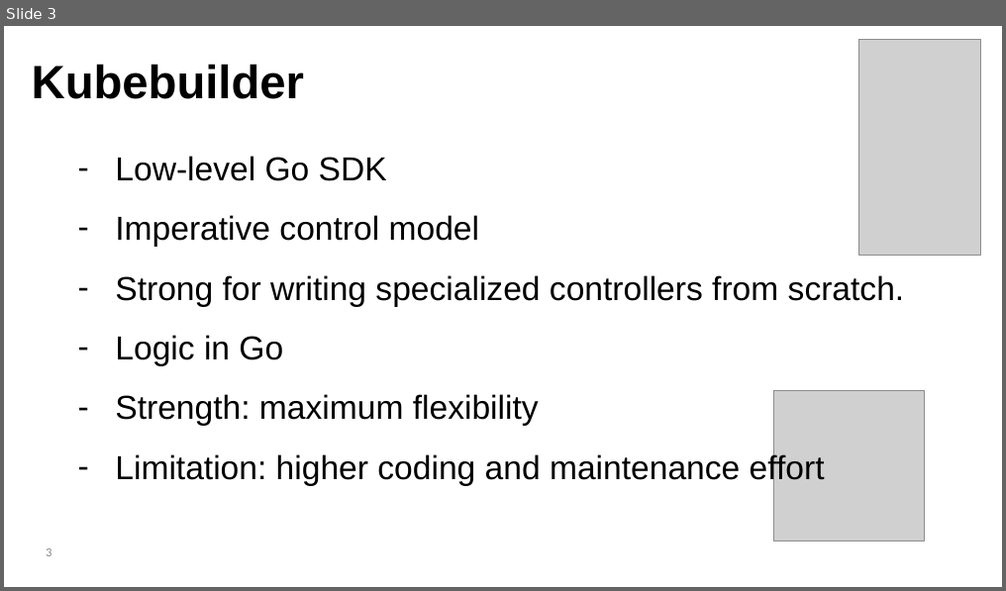
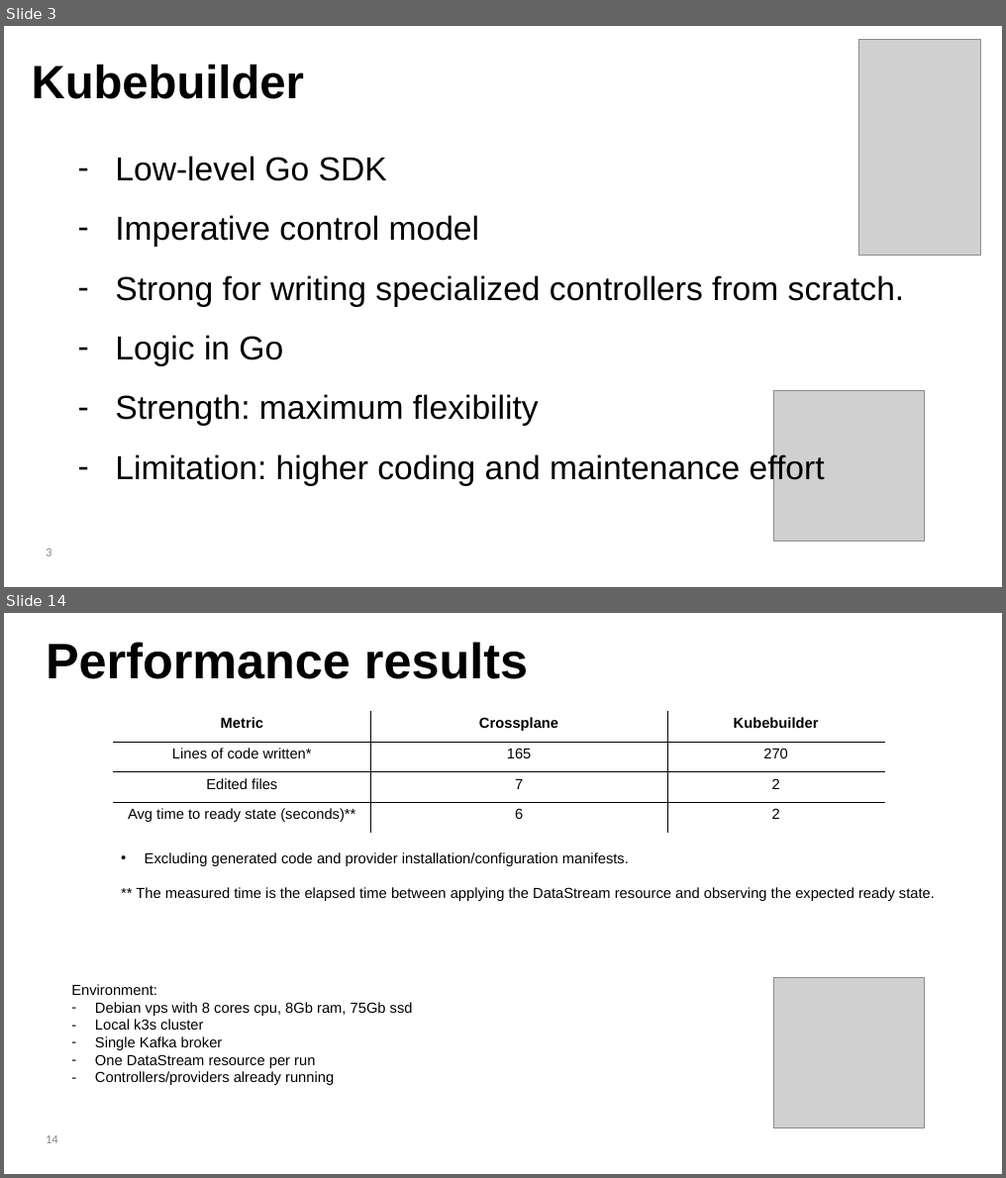
Before and after one commit to lorenzodeluca/kafka-operator-clash, a slide deck: presentation/kubebuilder vs crossplane.pptx. Shown one above the other, each under a label of ours: slide 3 before the commit, slides 3 and 14 after it; the slides between them are not shown. The pictures are 1006x591 and 1006x1178 pixels, drawn with LibreOffice and Linux fonts; fonts in the diff are those of the drawing; grey boxes stand for pictures. Boxes give left, top, right and bottom in pixels: in the first picture for what was removed or moved away, otherwise in the second. Text is boxed around its words. In the diff, an @@ line names an element or a change of style, - is before the commit and + after.

```diff
--- a/presentation/kubebuilder vs crossplane.pptx
+++ b/presentation/kubebuilder vs crossplane.pptx
@@ slide 14 added at (4,613,1002,1174), background #FFFFFF @@
@@ text added at (46,642,528,679), 48 pt, text #000000, bold @@
+Performance results
@@ table added at (113,712,884,833), 4 rows, 3 columns @@
+Metric | Crossplane | Kubebuilder
+Lines of code written* | 165 | 270
+Edited files | 7 | 2
+Avg time to ready state (seconds)** | 6 | 2
@@ text added at (136,853,935,901), 14 pt, text #000000 @@
+• Excluding generated code and provider installation/configuration manifests.
+** The measured time is the elapsed time between applying the DataStream resource and observing the expected ready state.
@@ text added at (71,984,413,1085), 14 pt, text #000000 @@
+Environment:
+– Debian vps with 8 cores cpu, 8Gb ram, 75Gb ssd
+– Local k3s cluster
+– Single Kafka broker
+– One DataStream resource per run
+– Controllers/providers already running
@@ picture added at (773,977,924,1128) @@
@@ page number added at (46,1136,58,1144), 12 pt, text #888888 @@
+14
```
Also in this commit, not shown: 3 slides changed, 10 other slides added, 9 slides removed, 5 other files.
